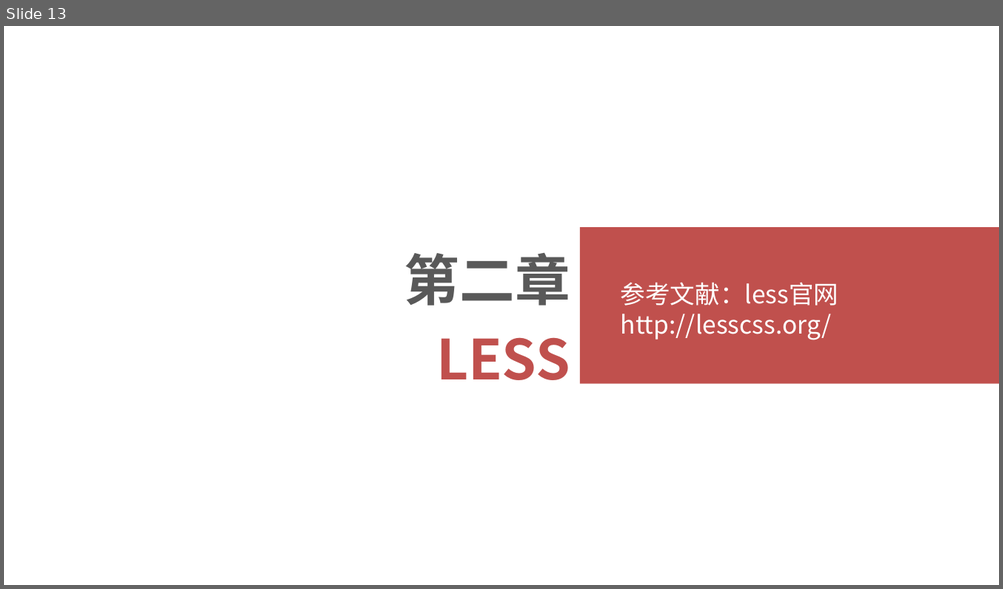
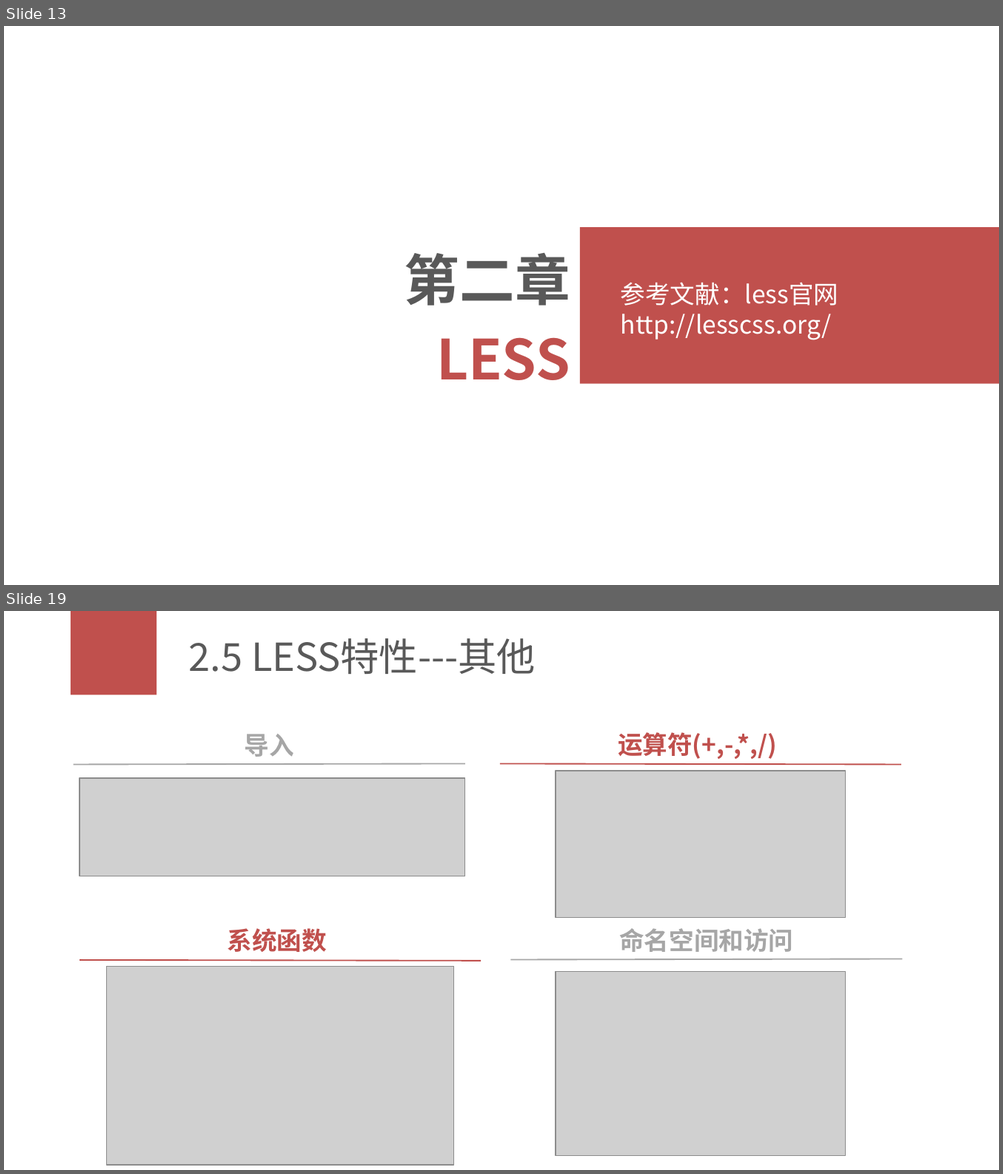
Before and after one commit to zhujiajia1984/studyDoc, a slide deck: 00_学习分享/学习分享_es6_less.pptx. Shown one above the other, each under a label of ours: slide 13 before the commit, slides 13 and 19 after it; the slides between them are not shown. The pictures are 1003x589 and 1003x1174 pixels, drawn with LibreOffice and Linux fonts; fonts in the diff are those of the drawing; grey boxes stand for pictures. Boxes give left, top, right and bottom in pixels: in the first picture for what was removed or moved away, otherwise in the second. Text is boxed around its words. In the diff, an @@ line names an element or a change of style, - is before the commit and + after.

```diff
--- a/00_学习分享/学习分享_es6_less.pptx
+++ b/00_学习分享/学习分享_es6_less.pptx
@@ slide 19 added at (x1=4, y1=611, x2=999, y2=1170), background #FFFFFF @@
@@ rectangle added at (x1=71, y1=611, x2=157, y2=695), fill #C0504D @@
@@ title added at (x1=189, y1=638, x2=535, y2=674), 28 pt, text #595959 @@
+2.5 LESS特性---其他
@@ text added at (x1=244, y1=734, x2=294, y2=757), 18 pt, text #A6A6A6, bold @@
+导入
@@ text added at (x1=617, y1=732, x2=777, y2=759), 18 pt, text #C0504D, bold @@
+运算符(+,-,*,/)
@@ line added from (74, 764) to (464, 764), #A6A6A6 1 pt @@
@@ line added from (499, 764) to (901, 764), #C0504D 1 pt @@
@@ picture added at (x1=79, y1=778, x2=464, y2=877) @@
@@ picture added at (x1=555, y1=771, x2=845, y2=917) @@
@@ text added at (x1=227, y1=928, x2=327, y2=952), 18 pt, text #C0504D, bold @@
+系统函数
@@ text added at (x1=619, y1=928, x2=793, y2=952), 18 pt, text #A6A6A6, bold @@
+命名空间和访问
@@ line added from (79, 960) to (481, 961), #C0504D 1 pt @@
@@ line added from (510, 960) to (902, 959), #A6A6A6 1 pt @@
@@ picture added at (x1=106, y1=966, x2=453, y2=1165) @@
@@ picture added at (x1=555, y1=972, x2=845, y2=1156) @@
```
Also in this commit, not shown: 4 slides changed, 5 other slides added.
